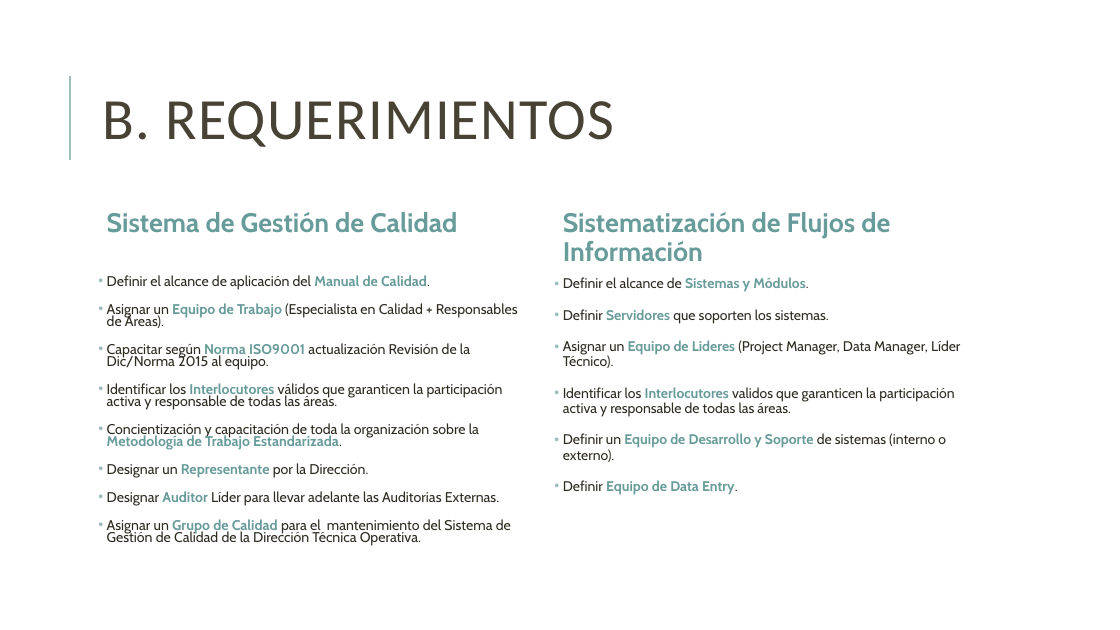
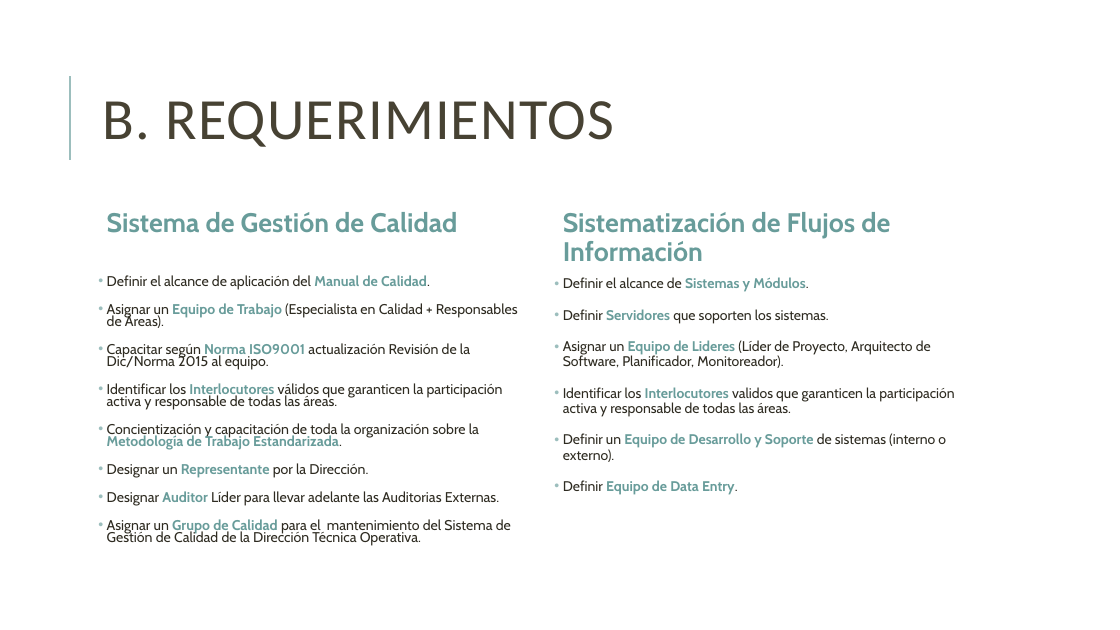
Before and after one commit to jsrxar/dge, a slide deck: slide 5 of 1-general/1-presentaciones/planificacion-control-presentacion-v2.pptx. Drawn at 1120x630 pixels with LibreOffice and Linux fonts; fonts in the diff are those of the drawing. Boxes give left, top, right and bottom in pixels: in the first picture for what was removed or moved away, otherwise in the second. Text is boxed around its words. In the diff, an @@ line names an element or a change of style, - is before the commit and + after.

```diff
--- a/1-general/1-presentaciones/planificacion-control-presentacion-v2.pptx
+++ b/1-general/1-presentaciones/planificacion-control-presentacion-v2.pptx
@@ text at <box>563,340,931,368</box>: text changed @@
-• Asignar un Equipo de Lideres (Project Manager, Data Manager, Líder Técnico).
+• Asignar un Equipo de Lideres (Líder de Proyecto, Arquitecto de Software, Planificador, Monitoreador).
```
Also in this commit, not shown: 7 other slides changed.
